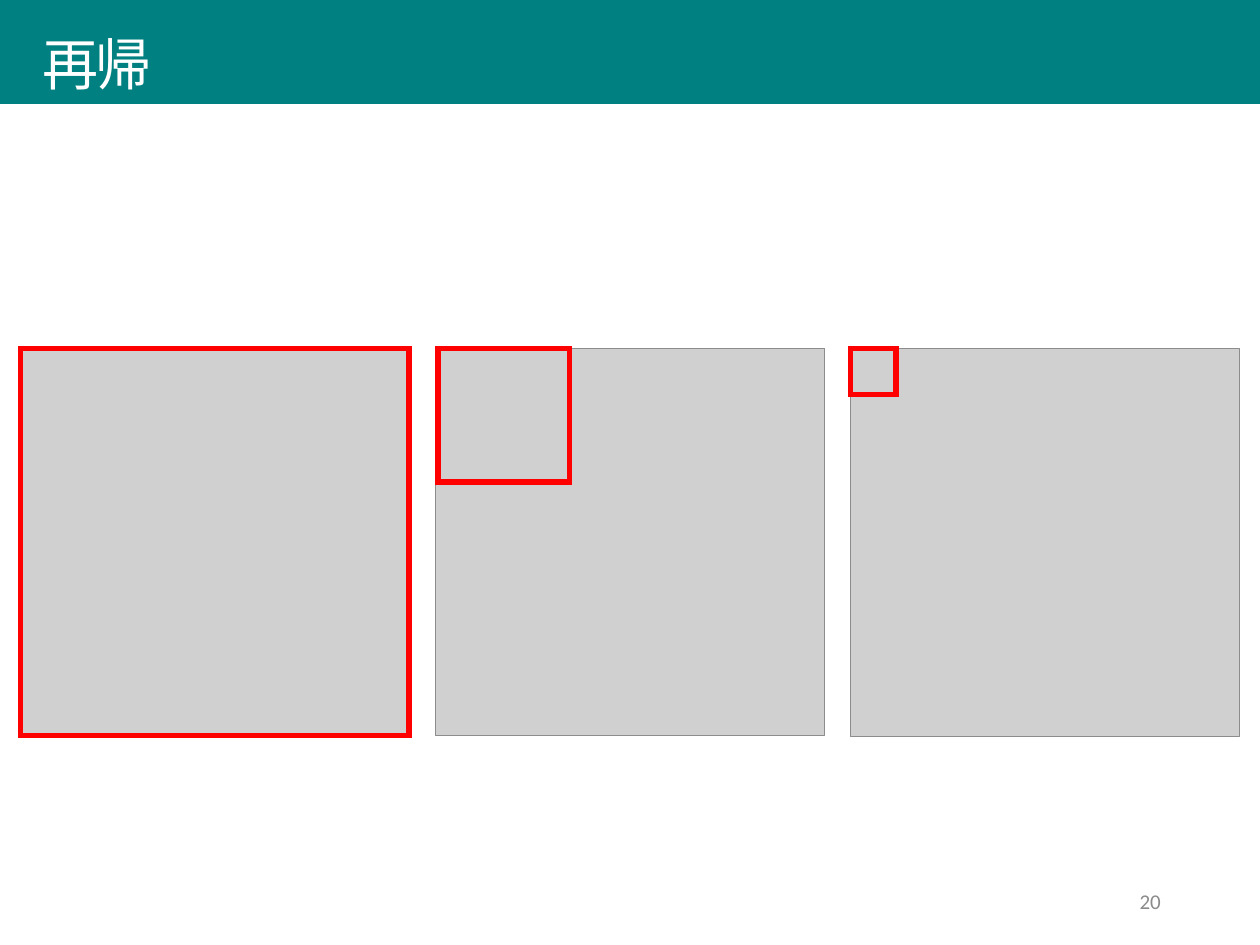
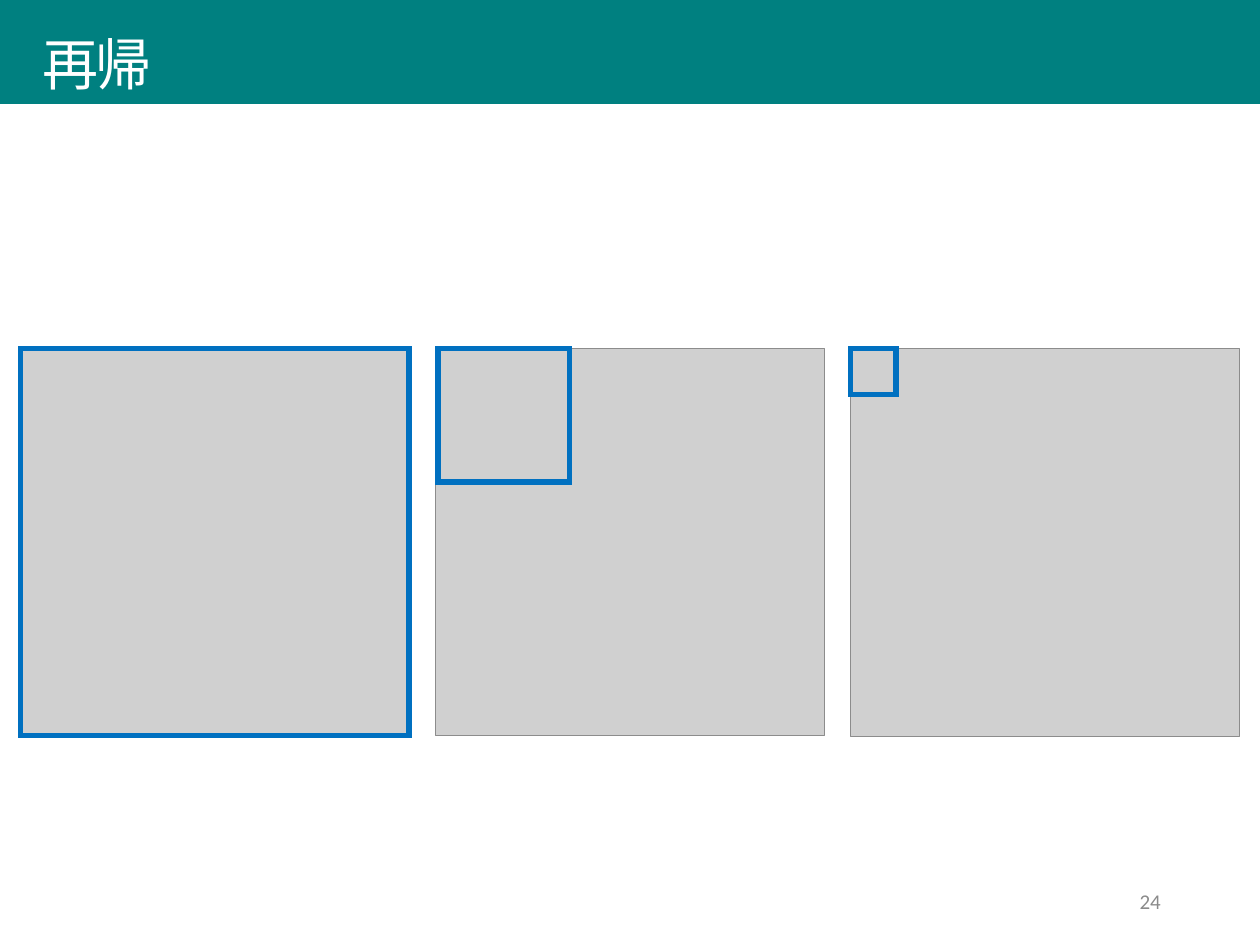
Before and after one commit to afukushimagit/afukushimagit.github.io, a slide deck: slide 24 of images/recursive/図素材.pptx (slide 20 before the commit). Drawn at 1260x945 pixels with LibreOffice and Linux fonts; fonts in the diff are those of the drawing; grey boxes stand for pictures. Boxes give left, top, right and bottom in pixels: in the first picture for what was removed or moved away, otherwise in the second. Text is boxed around its words. In the diff, an @@ line names an element or a change of style, - is before the commit and + after.

```diff
--- a/images/recursive/図素材.pptx
+++ b/images/recursive/図素材.pptx
@@ outline #FF0000 3 pt to #0070C0 3 pt in 3 elements at box(20, 348, 408, 735), box(438, 348, 571, 481), box(850, 348, 896, 394) @@
@@ page number at box(1140, 895, 1161, 909): text changed @@
-20
+24
```
Also in this commit, not shown: 2 other slides changed, 9 slides added, 1 slide removed, 31 other files.
